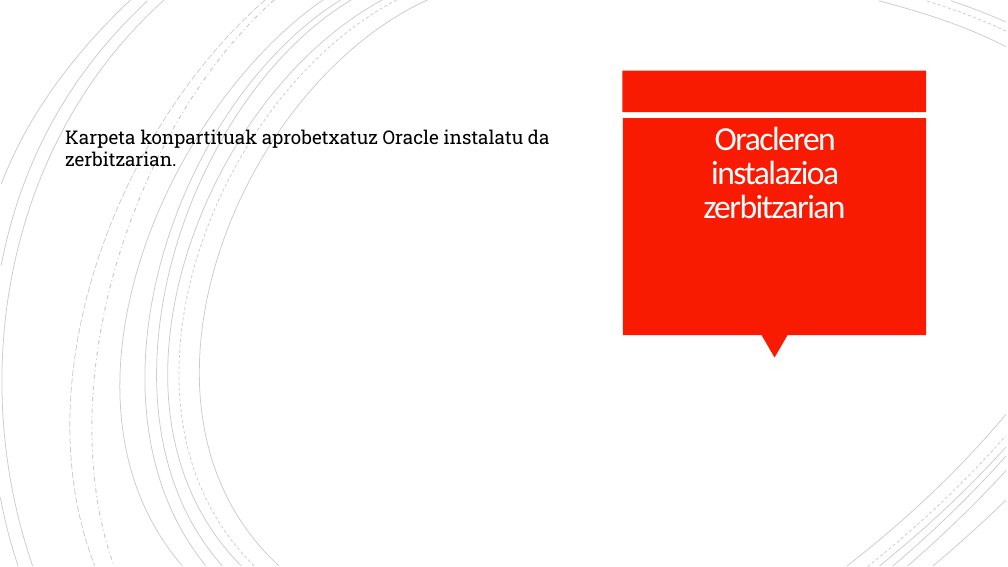
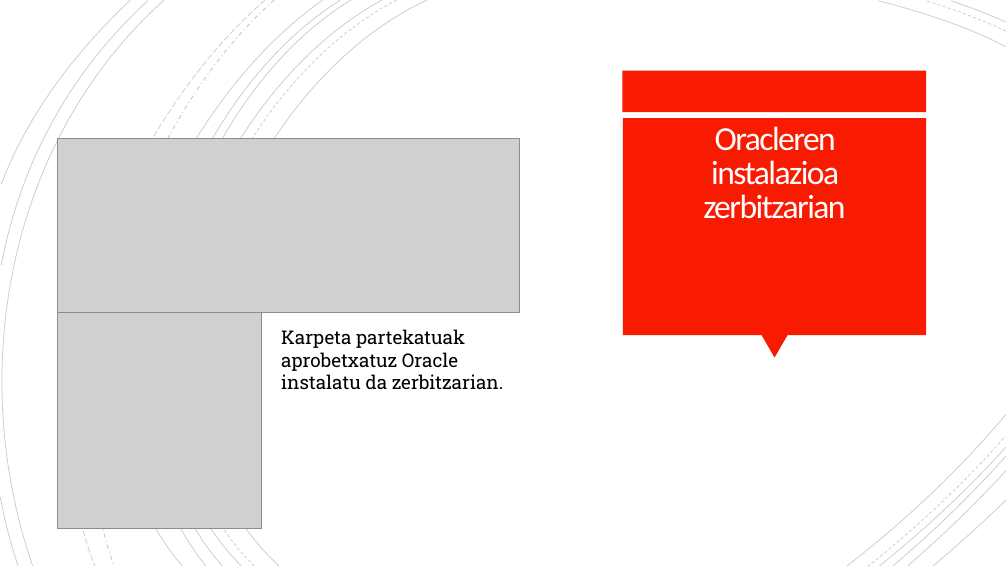
Before and after one commit to OceansForce/Erronka_5_Taldea, a slide deck: slide 10 of Aurkezpena/AurkezpenaTaldea5.pptx. Drawn at 1008x567 pixels with LibreOffice and Linux fonts; fonts in the diff are those of the drawing; grey boxes stand for pictures; background and template pictures are left out. Boxes give left, top, right and bottom in pixels: in the first picture for what was removed or moved away, otherwise in the second. Text is boxed around its words. In the diff, an @@ line names an element or a change of style, - is before the commit and + after.

```diff
--- a/Aurkezpena/AurkezpenaTaldea5.pptx
+++ b/Aurkezpena/AurkezpenaTaldea5.pptx
@@ picture added at <box>57,138,520,312</box> @@
@@ picture added at <box>57,313,262,529</box> @@
@@ text at <box>281,329,504,389</box>: text changed @@
-Karpeta konpartituak aprobetxatuz Oracle instalatu da zerbitzarian.
+Karpeta partekatuak aprobetxatuz Oracle instalatu da zerbitzarian.
```
Also in this commit, not shown: 8 other slides changed, 2 slides added, 3 slides removed, 1 other file.
